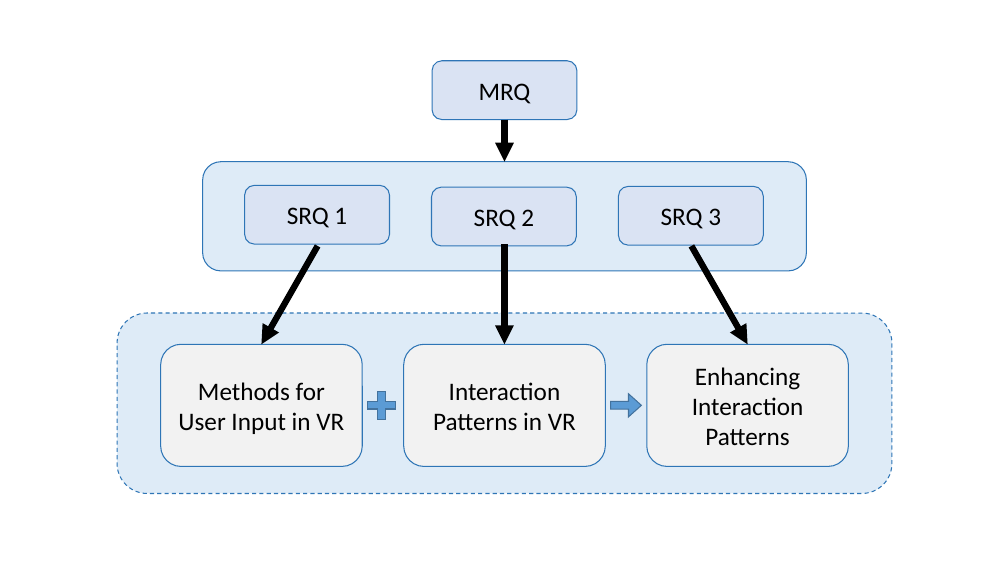
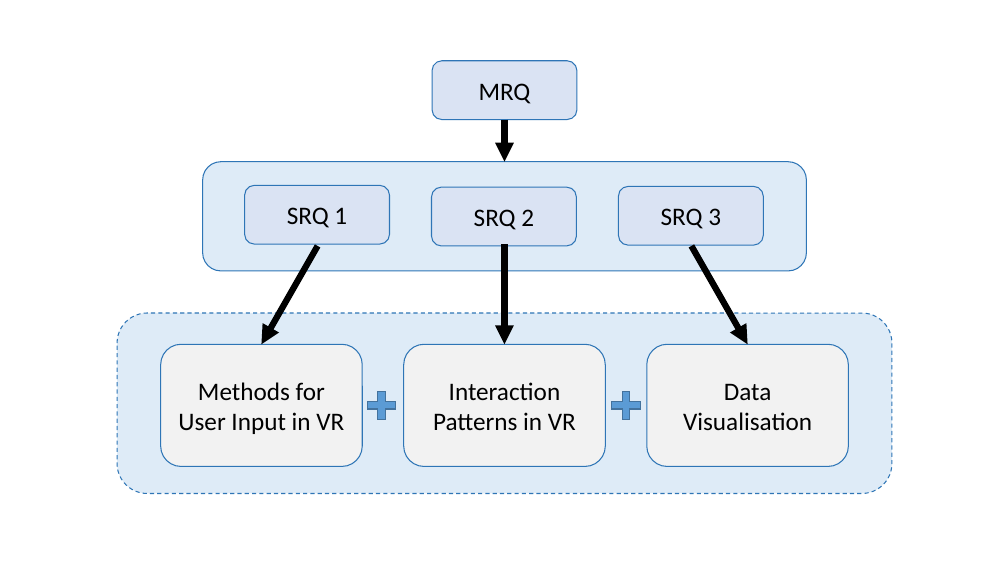
Before and after one commit to klingo/fhnw-mt-vr, a slide deck: slide 1 of 03_Figures/05_LitReview/LitReview_SRQ.pptx. Drawn at 1008x567 pixels with LibreOffice and Linux fonts; fonts in the diff are those of the drawing. Boxes give left, top, right and bottom in pixels: in the first picture for what was removed or moved away, otherwise in the second. Text is boxed around its words. In the diff, an @@ line names an element or a change of style, - is before the commit and + after.

```diff
--- a/03_Figures/05_LitReview/LitReview_SRQ.pptx
+++ b/03_Figures/05_LitReview/LitReview_SRQ.pptx
@@ plus sign added at <box>607,386,646,425</box>, fill #5B9BD5, outline #43739E 1 pt @@
@@ text in rounded rectangle at <box>683,383,812,431</box>: text changed @@
-Enhancing Interaction Patterns
+Data Visualisation
@@ right arrow removed at <box>611,394,642,417</box> @@
```
Also in this commit, not shown: 9 other files.
